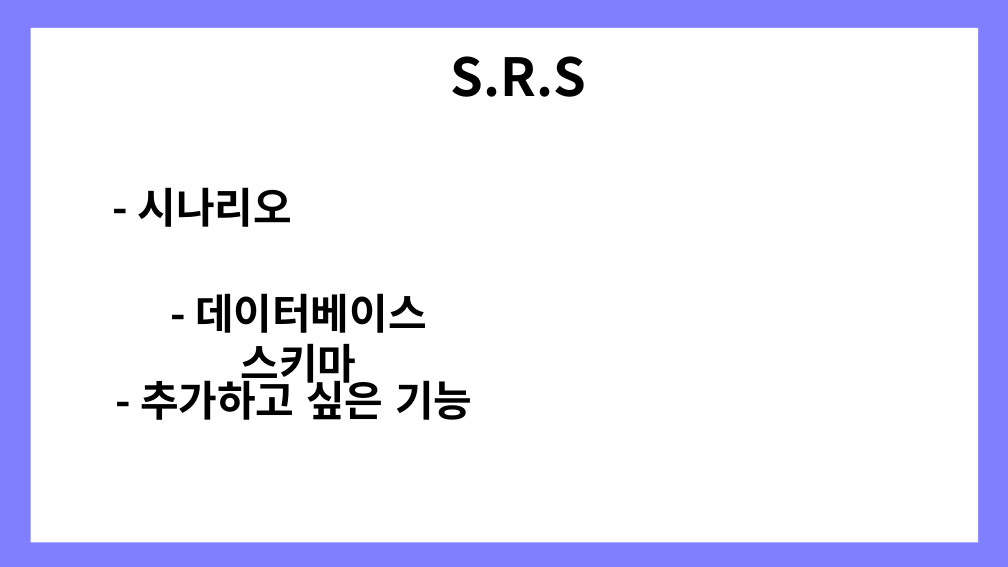
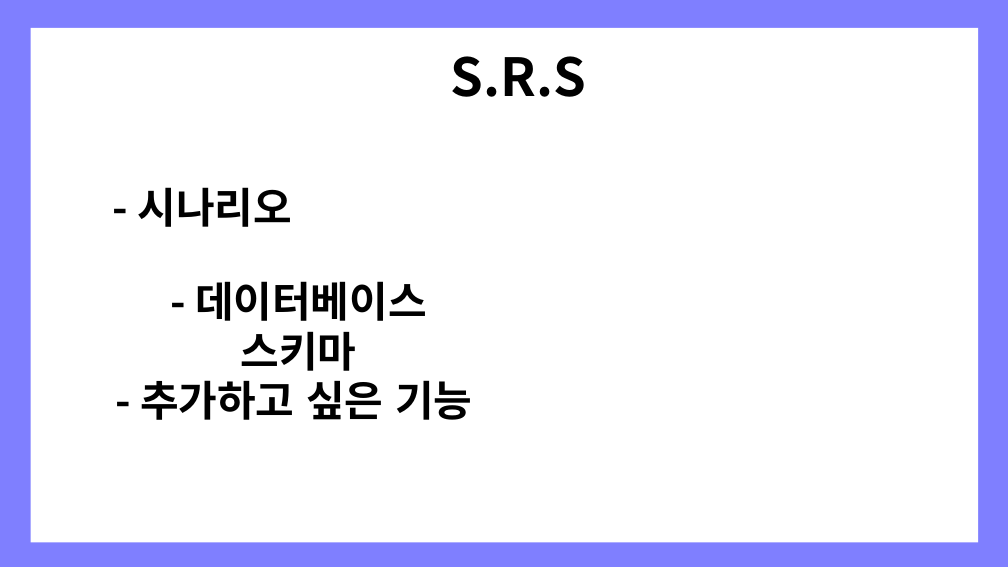
Before and after one commit to KYEONGJUN-LEE/Screen_Reservation_System, a slide deck: slide 2 of 영화 예약 플랫폼.pptx. Drawn at 1008x567 pixels with LibreOffice and Linux fonts; fonts in the diff are those of the drawing. Boxes give left, top, right and bottom in pixels: in the first picture for what was removed or moved away, otherwise in the second. Text is boxed around its words. In the diff, an @@ line names an element or a change of style, - is before the commit and + after.

```diff
--- a/영화 예약 플랫폼.pptx
+++ b/영화 예약 플랫폼.pptx
@@ text "- 데이터베이스 스키마" rewrapped from [195, 293, 427, 390] to [195, 281, 427, 371] @@
```
Also in this commit, not shown: 1 other slide changed.
